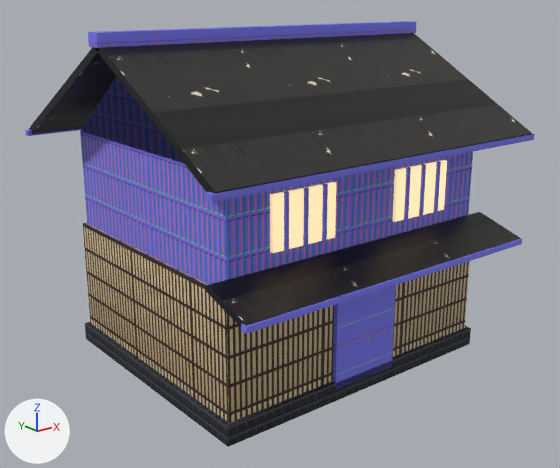
One commit to the glTF model assets/hd/kyoto_machiya.glb: the scene before it, then after it.
Both versions are drawn from a 50 mm lens placed at (-10.27, -12.97, 7.79), pointed at (-0.15, -0.33, 2.73). Arrows for +X, +Y and +Z are at lower left; the lights stay in place. The first picture is the older version.

Objects in the first picture: 'kyoto_machiya'.
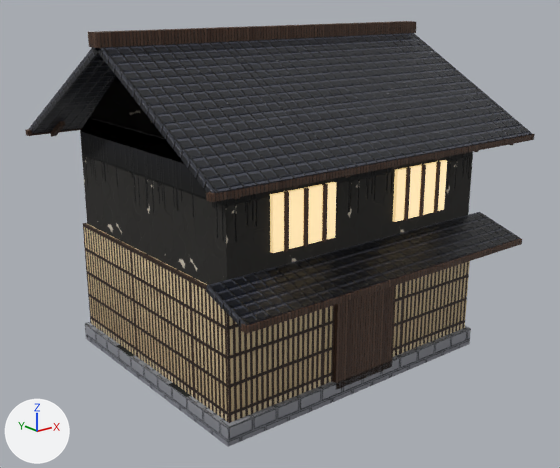
The change, as a diff of the scene's bpy script:
```diff
--- a/assets/hd/kyoto_machiya.glb.py
+++ b/assets/hd/kyoto_machiya.glb.py
@@ img_image_1 @@
-img_image_1 = load_image('Image_1', '_unpacked/Image_1', 256, 256, 'sRGB')
+img_image_1 = load_image('Image_1', '_unpacked/Image_1', 256, 256, 'Non-Color')
@@ img_image_3 @@
-img_image_3 = load_image('Image_3', '_unpacked/Image_3', 256, 256, 'sRGB')
+img_image_3 = load_image('Image_3', '_unpacked/Image_3', 256, 256, 'Non-Color')
@@ mat_koshi @@
 n0 = _N.new('ShaderNodeBsdfPrincipled'); n0.name = 'Principled BSDF'
 n0.inputs[1].default_value = 0.02  # 'Metallic'
-n0.inputs[2].default_value = 0.72  # 'Roughness'
+n0.inputs[2].default_value = 0.7  # 'Roughness'
 n1 = _N.new('ShaderNodeOutputMaterial'); n1.name = 'Material Output'
@@ mat_koshi @@
 n4.image = img_image_0
+n5 = _N.new('ShaderNodeNormalMap'); n5.name = 'Normal Map'
+n5.uv_map = 'UVMap'
+n6 = _N.new('ShaderNodeTexImage'); n6.name = 'Image Texture.001'
+n6.image = img_image_1
 _L.new(n0.outputs[0], n1.inputs[0])  # 'BSDF' to 'Surface'
@@ mat_koshi @@
 _L.new(n4.outputs[0], n2.inputs[6])  # 'Color' to 'A'
+_L.new(n5.outputs[0], n0.inputs[5])  # 'Normal' to 'Normal'
+_L.new(n6.outputs[0], n5.inputs[1])  # 'Color' to 'Color'
@@ mat_kyoto_plaster @@
 n0 = _N.new('ShaderNodeBsdfPrincipled'); n0.name = 'Principled BSDF'
 n0.inputs[1].default_value = 0.02  # 'Metallic'
-n0.inputs[2].default_value = 0.86  # 'Roughness'
+n0.inputs[2].default_value = 0.85  # 'Roughness'
 n1 = _N.new('ShaderNodeOutputMaterial'); n1.name = 'Material Output'
@@ mat_kyoto_plaster @@
 n4 = _N.new('ShaderNodeTexImage'); n4.name = 'Image Texture'
-n4.image = img_image_1
+n4.image = img_image_2
+n5 = _N.new('ShaderNodeNormalMap'); n5.name = 'Normal Map'
+n5.uv_map = 'UVMap'
+n6 = _N.new('ShaderNodeTexImage'); n6.name = 'Image Texture.001'
+n6.image = img_image_3
 _L.new(n0.outputs[0], n1.inputs[0])  # 'BSDF' to 'Surface'
@@ mat_kyoto_plaster @@
 _L.new(n4.outputs[0], n2.inputs[6])  # 'Color' to 'A'
+_L.new(n5.outputs[0], n0.inputs[5])  # 'Normal' to 'Normal'
+_L.new(n6.outputs[0], n5.inputs[1])  # 'Color' to 'Color'
@@ mat_kyoto_tile @@
 n0 = _N.new('ShaderNodeBsdfPrincipled'); n0.name = 'Principled BSDF'
-n0.inputs[1].default_value = 0.1  # 'Metallic'
-n0.inputs[2].default_value = 0.45  # 'Roughness'
+n0.inputs[1].default_value = 0.12  # 'Metallic'
+n0.inputs[2].default_value = 0.4  # 'Roughness'
 n1 = _N.new('ShaderNodeOutputMaterial'); n1.name = 'Material Output'
@@ mat_kyoto_tile @@
 n4 = _N.new('ShaderNodeTexImage'); n4.name = 'Image Texture'
-n4.image = img_image_2
+n4.image = img_image_4
+n5 = _N.new('ShaderNodeNormalMap'); n5.name = 'Normal Map'
+n5.uv_map = 'UVMap'
+n6 = _N.new('ShaderNodeTexImage'); n6.name = 'Image Texture.001'
+n6.image = img_image_5
 _L.new(n0.outputs[0], n1.inputs[0])  # 'BSDF' to 'Surface'
@@ mat_kyoto_tile @@
 _L.new(n4.outputs[0], n2.inputs[6])  # 'Color' to 'A'
+_L.new(n5.outputs[0], n0.inputs[5])  # 'Normal' to 'Normal'
+_L.new(n6.outputs[0], n5.inputs[1])  # 'Color' to 'Color'
@@ mat_dark_cedar @@
 n0 = _N.new('ShaderNodeBsdfPrincipled'); n0.name = 'Principled BSDF'
 n0.inputs[1].default_value = 0.02  # 'Metallic'
-n0.inputs[2].default_value = 0.74  # 'Roughness'
+n0.inputs[2].default_value = 0.72  # 'Roughness'
 n1 = _N.new('ShaderNodeOutputMaterial'); n1.name = 'Material Output'
@@ mat_dark_cedar @@
 n4 = _N.new('ShaderNodeTexImage'); n4.name = 'Image Texture'
-n4.image = img_image_3
+n4.image = img_image_6
+n5 = _N.new('ShaderNodeNormalMap'); n5.name = 'Normal Map'
+n5.uv_map = 'UVMap'
+n6 = _N.new('ShaderNodeTexImage'); n6.name = 'Image Texture.001'
+n6.image = img_image_7
 _L.new(n0.outputs[0], n1.inputs[0])  # 'BSDF' to 'Surface'
@@ mat_dark_cedar @@
 _L.new(n4.outputs[0], n2.inputs[6])  # 'Color' to 'A'
+_L.new(n5.outputs[0], n0.inputs[5])  # 'Normal' to 'Normal'
+_L.new(n6.outputs[0], n5.inputs[1])  # 'Color' to 'Color'
@@ mat_stone_base @@
 n4 = _N.new('ShaderNodeTexImage'); n4.name = 'Image Texture'
-n4.image = img_image_4
+n4.image = img_image_8
+n5 = _N.new('ShaderNodeNormalMap'); n5.name = 'Normal Map'
+n5.uv_map = 'UVMap'
+n6 = _N.new('ShaderNodeTexImage'); n6.name = 'Image Texture.001'
+n6.image = img_image_9
 _L.new(n0.outputs[0], n1.inputs[0])  # 'BSDF' to 'Surface'
@@ mat_stone_base @@
 n0 = _N.new('ShaderNodeBsdfPrincipled'); n0.name = 'Principled BSDF'
 _L.new(n4.outputs[0], n2.inputs[6])  # 'Color' to 'A'
+_L.new(n5.outputs[0], n0.inputs[5])  # 'Normal' to 'Normal'
+_L.new(n6.outputs[0], n5.inputs[1])  # 'Color' to 'Color'
```

Changed parts and their boxes (x1, y1, x2, y2) in the pictures (560 x 468 px):
'kyoto_machiya', surface changed
    both: (25, 21, 535, 447)
